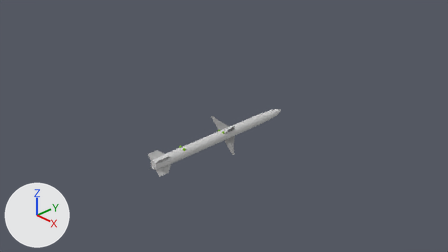
One commit to the Blender file SimObjects/Airplanes/AGM-88 HARM/Design/Blender/AGM-88E.blend: the scene before it, then after it.
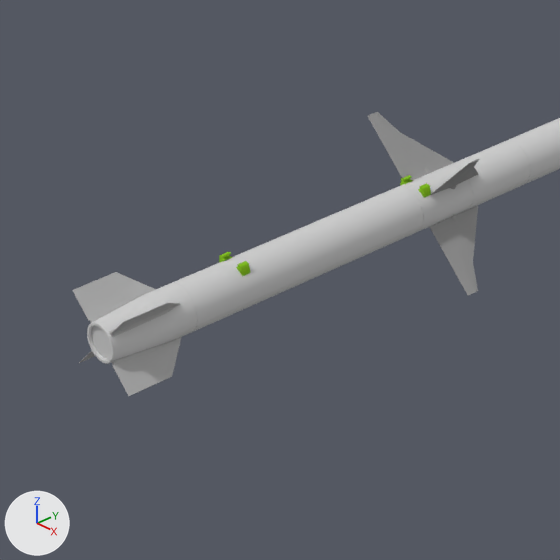
There are two pictures of each version: one from the file's camera 'Camera', one close up on the part from 29% to 56% of the width and 36% to 84% of the height. Arrows for +X, +Y and +Z are at lower left; the lights stay in place.

Objects in the first close-up: 'AGM-88_BOD', 'AGM-88_FO2', 'AGM-88_FO4', 'AGM-88_ST1', 'AGM-88_ST2', 'AGM-88_STA'.
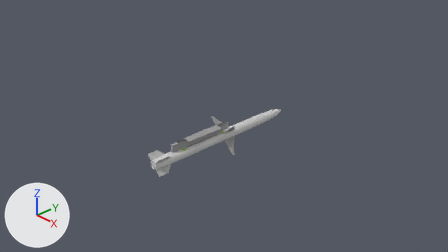
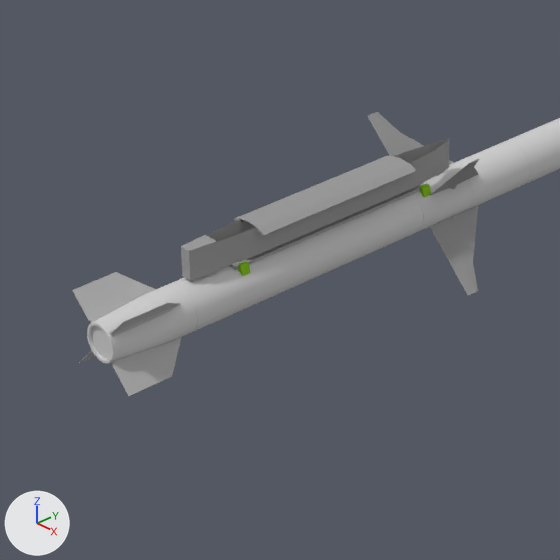
The newer file is also turned or shifted as a whole; pictures and numbers use the older file's frame.

Where the change shows, as pixel boxes (x1, y1, x2, y2) in the close-ups (560 x 560 px):
'LAU-118.001', added: after (181, 139, 449, 281)

The change, as a list of edits to the scene's bpy script:
```text
Add me_untitled_366:
    me_untitled_366.from_pydata(...)  # 126 vertices, 170 faces; spans x -0.14..0.14, y -0.08..0.14, z -1.27..0.84
    me_untitled_366.materials.append(mat_default_24)  # grey #9d9d9d
Add ob_lau_118_001:
    ob_lau_118_001 = bpy.data.objects.new('LAU-118.001', me_untitled_366)
    ob_lau_118_001.location = (0.0, 0.018, 0.232)
    ob_lau_118_001.rotation_euler = (-1.571, 0.0, 0.0)  # degrees (-90, 0, 0)
    ob_lau_118_001.scale = (0.8, 0.8, 0.8)
```
